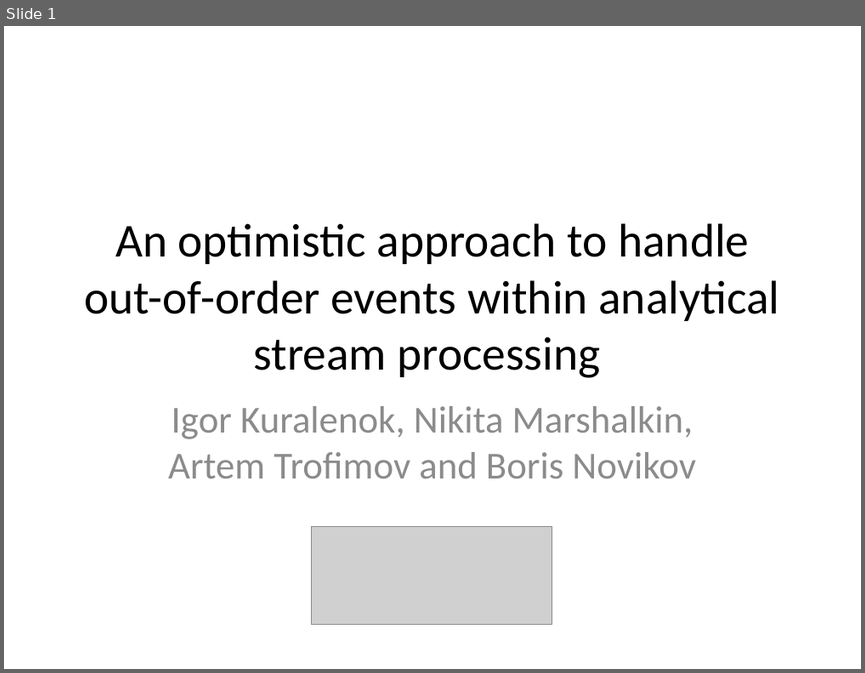
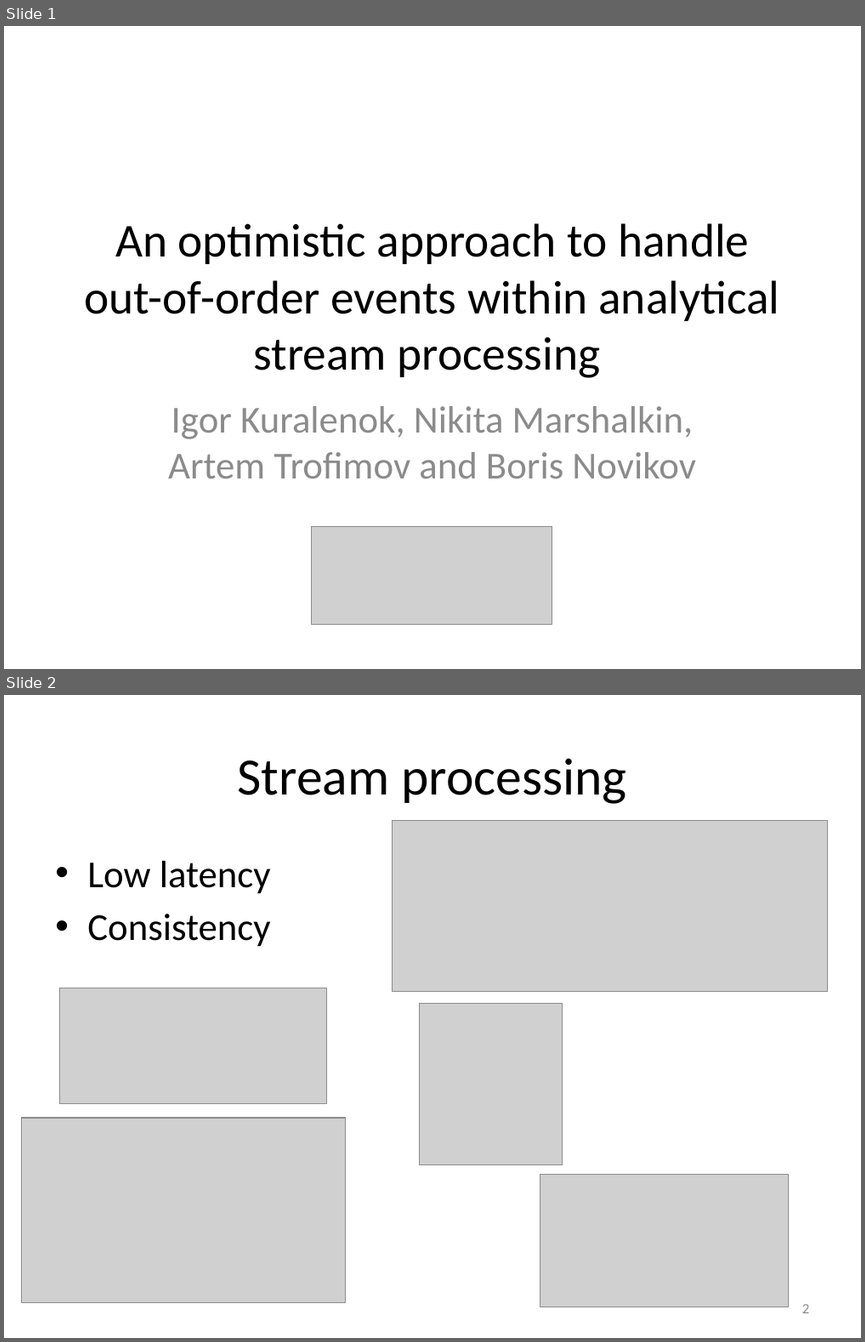
Before and after one commit to flame-stream/Papers, a slide deck: 2018/invalidation/slides.pptx. Shown one above the other, each under a label of ours: slide 1 before the commit, slides 1 and 2 after it. The pictures are 865x673 and 865x1342 pixels, drawn with LibreOffice and Linux fonts; fonts in the diff are those of the drawing; grey boxes stand for pictures. Boxes give left, top, right and bottom in pixels: in the first picture for what was removed or moved away, otherwise in the second. Text is boxed around its words. In the diff, an @@ line names an element or a change of style, - is before the commit and + after.

```diff
--- a/2018/invalidation/slides.pptx
+++ b/2018/invalidation/slides.pptx
@@ slide 2 added at <box>4,695,861,1338</box>, background #FFFFFF @@
@@ title added at <box>237,758,626,804</box>, 44 pt, text #000000 @@
+Stream processing
@@ picture added at <box>392,821,828,992</box> @@
@@ text added at <box>87,861,271,947</box>, 32 pt, text #000000 @@
+• Low latency
+• Consistency
@@ picture added at <box>60,988,326,1104</box> @@
@@ picture added at <box>419,1003,562,1164</box> @@
@@ picture added at <box>21,1117,345,1303</box> @@
@@ picture added at <box>540,1174,789,1307</box> @@
@@ page number added at <box>802,1304,809,1313</box>, 12 pt, text #8C8C8C @@
+2
```
Also in this commit, not shown: 19 slides changed.
